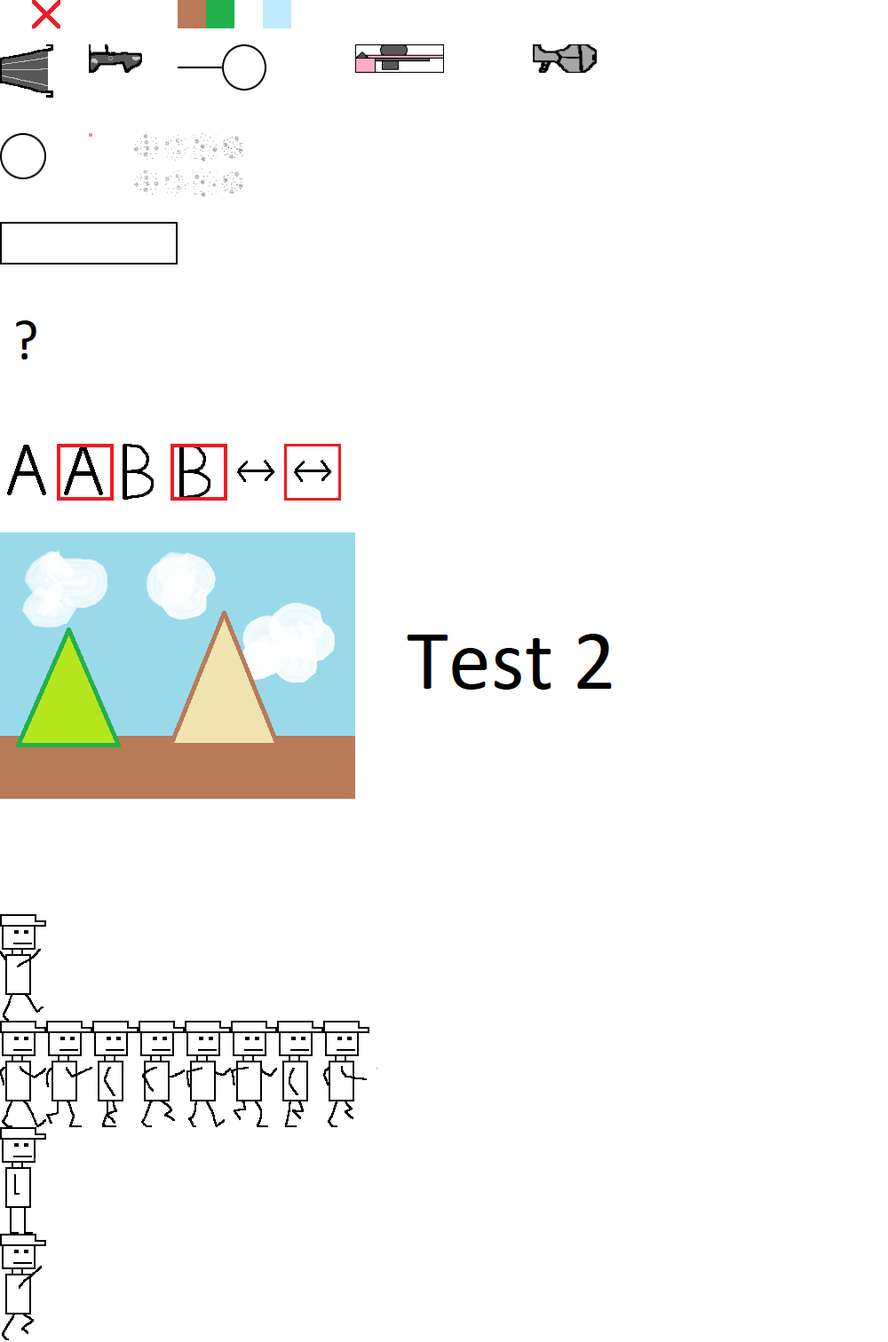
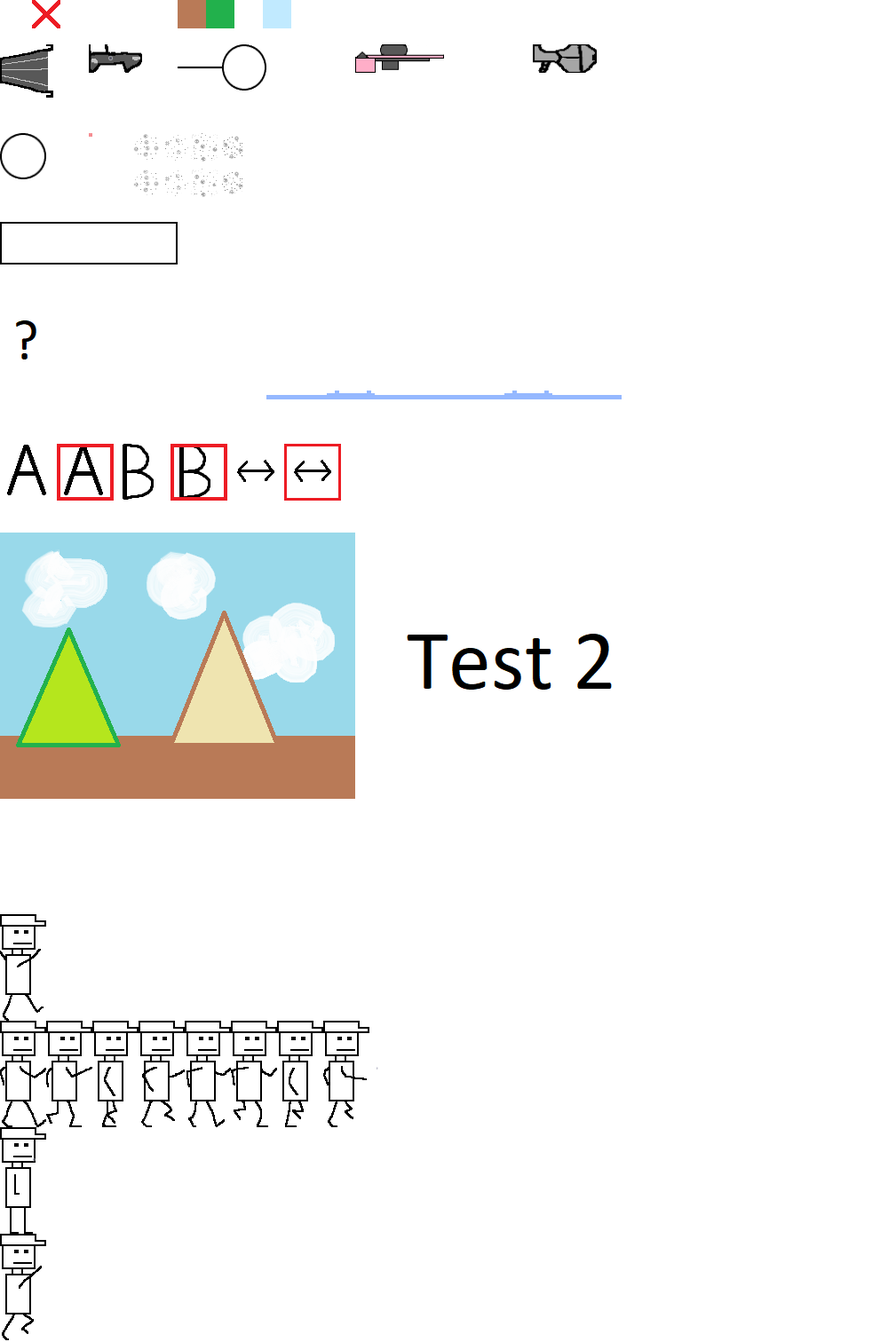
Layer changes from the first 888px x 1342px image to the second:
added layer "cloud_2" above "cloud_1" over [443, 390, 622, 400]
added layer "cloud_1" above "square_white_4" over [266, 390, 444, 400]
painted on "sniper" over [355, 44, 444, 73]
